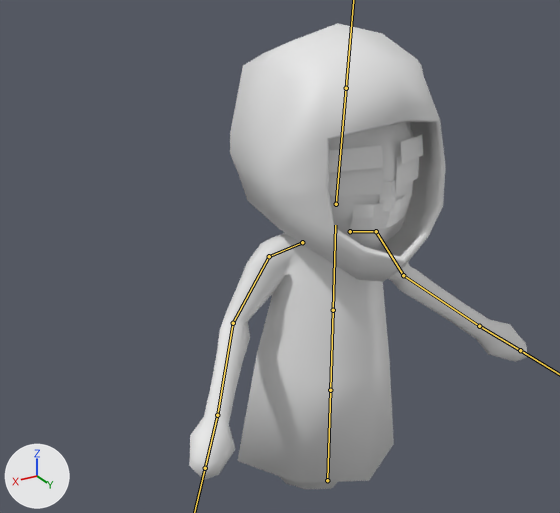
Renders of the FBX model Assets/Meshes/Astronaut.fbx from each side of a commit.
One viewpoint serves both versions: a 50 mm lens placed at (6.9, 9.73, 5.33), pointed at (0.65, -0.68, 0.12). The axes (+X, +Y, +Z) are drawn at lower left. The lights are the same throughout. Both versions are drawn at frame 2 of the action 'Armature|Stance'; the numbers are the values there. The bones that bend it are drawn over the model as lines.
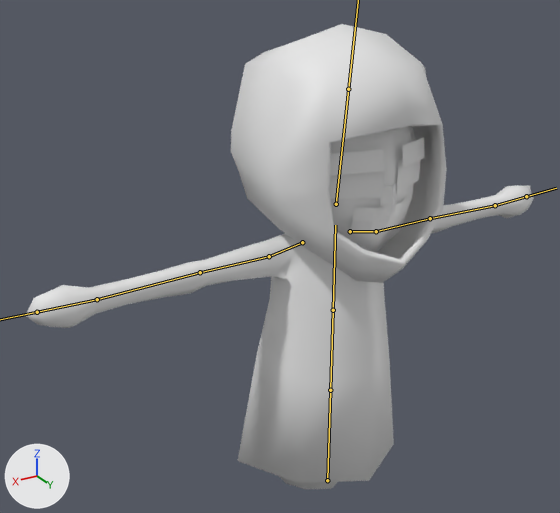
What differs and where, as boxes [x1, y1, x2, y2] in the pictures (560 x 513 px):
```json
{"object": "Cube", "change": "posed", "before": [189, 122, 528, 489], "after": [25, 126, 534, 489], "on screen": "50% wider"}
{"object": "Cube.001", "change": "posed", "before": [230, 23, 446, 282], "after": [231, 24, 447, 283]}
{"bone": "Bone.002_L.001", "before": "(376, 231) to (403, 275)", "after": "(376, 231) to (430, 218)"}
{"bone": "Bone.002_L.002", "before": "(403, 275) to (479, 326)", "after": "(430, 218) to (495, 205)"}
{"bone": "Bone.002_R.001", "before": "(269, 256) to (233, 323)", "after": "(269, 256) to (200, 272)"}
{"bone": "Bone.002_R.002", "before": "(233, 323) to (217, 415)", "after": "(200, 272) to (97, 299)"}
{"bone": "Bone.003", "before": "(336, 204) to (346, 88)", "after": "(336, 204) to (348, 89)"}
```

Edits to the scene script, one JSON object a line:
```json
{"block": "bone_bone_002_l_001", "where": "bone_bone_002_l_001 = bpy.data.objects['Armature'].pose.bones['Bone.002_L.001']  # child of 'Bone.002_L'"}
{"op": "set", "path": "bone_bone_002_l_001.rotation_quaternion", "old": "(0.887, 0.032, 0.002, 0.461)", "new": "(1.0, 0.0, 0.0, 0.0)", "note": "degrees (3, -2, 55) -> degrees (0, 0, 0)"}
{"block": "bone_bone_002_l_002", "where": "bone_bone_002_l_002 = bpy.data.objects['Armature'].pose.bones['Bone.002_L.002']  # child of 'Bone.002_L.001'"}
{"op": "set", "path": "bone_bone_002_l_002.rotation_quaternion", "old": "(0.885, -0.387, -0.256, 0.027)", "new": "(1.0, 0.0, 0.0, 0.0)", "note": "degrees (-51, -26, 16) -> degrees (0, 0, 0)"}
{"block": "bone_bone_002_r_001", "where": "bone_bone_002_r_001 = bpy.data.objects['Armature'].pose.bones['Bone.002_R.001']  # child of 'Bone.002_R'"}
{"op": "set", "path": "bone_bone_002_r_001.rotation_quaternion", "old": "(0.883, 0.034, -0.001, -0.468)", "new": "(1.0, 0.0, 0.0, 0.0)", "note": "degrees (3, 2, -56) -> degrees (0, 0, 0)"}
{"block": "bone_bone_002_r_002", "where": "bone_bone_002_r_002 = bpy.data.objects['Armature'].pose.bones['Bone.002_R.002']  # child of 'Bone.002_R.001'"}
{"op": "set", "path": "bone_bone_002_r_002.rotation_quaternion", "old": "(0.885, -0.391, 0.25, -0.028)", "new": "(1.0, 0.0, 0.0, 0.0)", "note": "degrees (-51, 25, -16) -> degrees (0, 0, 0)"}
{"block": "bone_bone_003", "where": "bone_bone_003 = bpy.data.objects['Armature'].pose.bones['Bone.003']  # child of 'Bone.002'"}
{"op": "set", "path": "bone_bone_003.rotation_quaternion", "old": "(1.0, 0.017, 0.0, 0.0)", "new": "(1.0, 0.0, 0.0, 0.0)", "note": "degrees (2, 0, 0) -> degrees (0, 0, 0)"}
```
